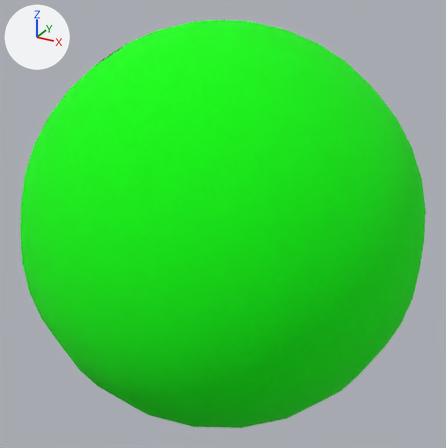
Renders of the OBJ model GM31_01/asset/model/Bullet.obj from each side of a commit.
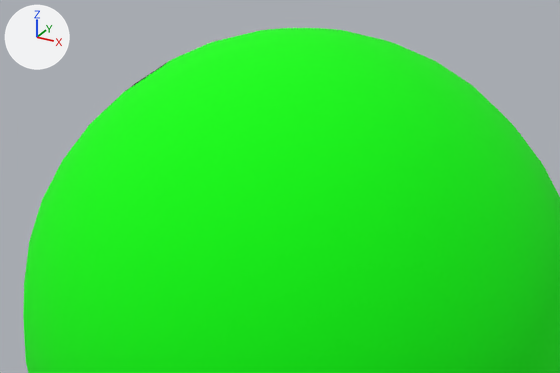
Each version is shown whole from a 50 mm camera at (1.41, -2.557, 1.281) aimed at (0.002, 0.002, 0.001), then close up on the part from 1% to 92% of the width and 0% to 60% of the height. Arrows for +X, +Y and +Z are at upper left; the lights stay in place. Where no turn or scale is listed for an object, it has been applied to the vertices.

Names of what the first close-up shows: 'Bullet'.
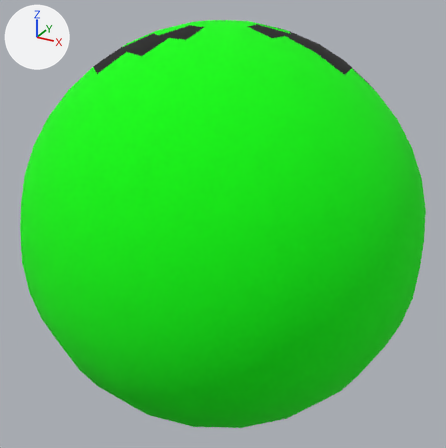
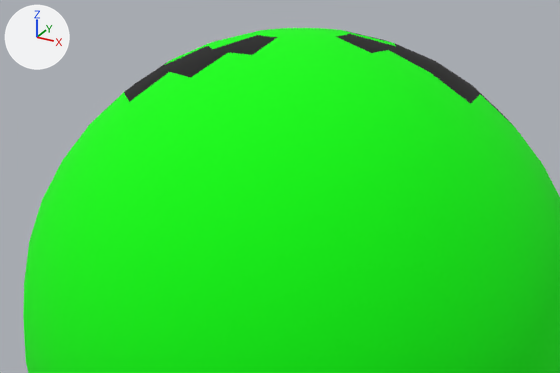
Pixel boxes (x1, y1, x2, y2) of what changed, in the close-ups (560 x 373 px):
part 1 of me_bullet, recoloured (green to black)
    both: (336, 31, 514, 126)
part 2 of me_bullet, recoloured (green to black)
    both: (124, 35, 277, 102)

The change, as a list of edits to the scene's bpy script:
```text
Change me_bullet:
    where me_bullet.from_pydata(...)  # 382 vertices, 400 faces; spans x -1.0..1.0, y -1.0..1.0, z -1.0..1.0
    used by ob_bullet; location = (0.0, 0.0, 0.0)
    me_bullet part 1: 39 of the faces centred in x 0.04..0.87, y -0.17..0.46, z -0.97..0.97 switch from mat_tomatosg4 (green #00ff00) to mat_lambert2sg (black #191919)
    me_bullet part 2: 10 of the faces centred in x -0.51..-0.04, y -0.36..0.1, z 0.85..0.97 switch from mat_tomatosg4 (green #00ff00) to mat_lambert2sg (black #191919)
```
